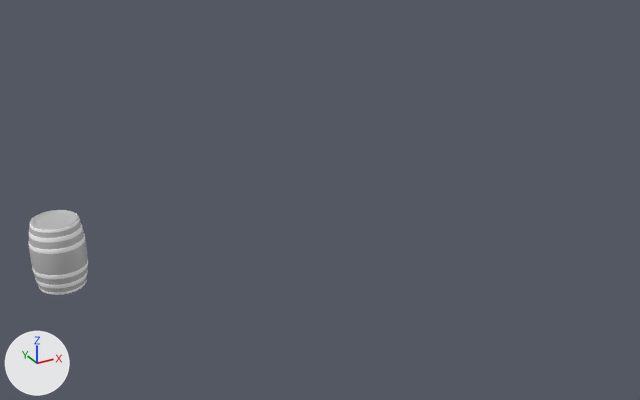
One commit to the FBX model public/bb.fbx: the scene before it, then after it.
One viewpoint serves both versions: a camera (50 mm lens) standing at (-0.187, -1.008, 0.542) and looking at (0.38, 0.023, 0.026). Every picture has the same lights, and +X, +Y and +Z are marked at lower left. Where no turn or scale is listed for an object, it has been applied to the vertices.
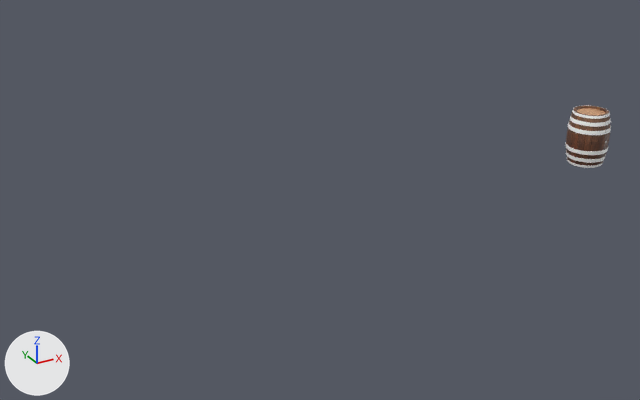
Pixel boxes (x1, y1, x2, y2) of what changed, in the pictures (640 x 400 px):
'polySurface17', deleted: before (29, 210, 88, 293)
'polySurface31', reshaped, moved (not visible before): after (566, 106, 610, 166)
'polySurface20', deleted: before (29, 234, 85, 254)
'polySurface36', reshaped, moved, turned, rescaled (not visible afterwards): before (29, 224, 83, 243)
'polySurface21', deleted: before (32, 261, 88, 280)
'polySurface22', deleted: before (35, 270, 88, 289)
'polySurface47', added: after (567, 122, 611, 135)
'polySurface18', deleted: before (30, 216, 80, 233)
'polySurface48', added: after (565, 143, 608, 155)
'polySurface46', added: after (570, 116, 611, 127)
'polySurface49', added: after (566, 151, 606, 163)
'polySurface45', added: after (572, 105, 610, 119)
'polySurface23', deleted: before (39, 278, 87, 295)
'polySurface50', added: after (567, 159, 602, 168)

Patch to the scene script:
```diff
--- a/public/bb.fbx.py
+++ b/public/bb.fbx.py
@@ me_mesh_013 @@
-me_mesh_013.from_pydata(...)  # 1138 vertices, 1136 faces; spans x -0.00298..-0.00118, y 0.03057..0.03181, z 0.07564..0.07738
-me_mesh_013.materials.append(mat_rampshader1)  # grey #bcbcbc
+me_mesh_013.from_pydata(...)  # 395 vertices, 362 faces; spans x 0.06632..0.13418, y -0.03376..0.03423, z 0.00061..0.09009
+# me_mesh_013 part 2: 395 vertices added at x 0.06632..0.13418, y -0.03376..0.03423, z 0.00061..0.09009
+me_mesh_013.materials.append(mat_lambert3)  # picture img_bb_u1_v2_jpg
@@ me_mesh_005 @@
 # used by ob_polysurface36; parent = ob_polysurface15; location = (0.0, 3.1, 0.0); rotation_euler = (3.142, 0.0, 0.0), in degrees (180, 0, 0); scale = (0.991, 0.991, 0.991)
-me_mesh_005.from_pydata(...)  # 1280 vertices, 1280 faces; spans x -3.19..3.19, y -0.3..0.3, z -3.19..3.19
-me_mesh_005.materials.append(mat_blinn1)  # white #ffffff
+me_mesh_005.from_pydata(...)  # 68 vertices, 76 faces; spans x 10.27..10.46, y 6.18..6.37, z 3.25..3.38
+# me_mesh_005 part 1: 1280 vertices removed from x -3.19..3.19, y -0.3..0.3, z -3.19..3.19
+me_mesh_005.materials.append(mat_blinn3)  # grey #a59f9f
@@ ob_polysurface17 @@
-ob_polysurface17 = bpy.data.objects.new('polySurface17', me_mesh_019)
@@ ob_polysurface21 @@
-ob_polysurface21 = bpy.data.objects.new('polySurface21', me_mesh_002)
@@ ob_polysurface31 @@
 ob_polysurface31 = bpy.data.objects.new('polySurface31', me_mesh_013)
-ob_polysurface31.location = (0.001, 0.0, 0.0)
+ob_polysurface31.location = (0.776, 0.0, 0.0)
@@ ob_polysurface20 @@
-ob_polysurface20 = bpy.data.objects.new('polySurface20', me_mesh_001)
@@ ob_polysurface18 @@
-ob_polysurface18 = bpy.data.objects.new('polySurface18', me_mesh)
@@ ob_polysurface23 @@
-ob_polysurface23 = bpy.data.objects.new('polySurface23', me_mesh_004)
@@ ob_polysurface22 @@
-ob_polysurface22 = bpy.data.objects.new('polySurface22', me_mesh_003)
@@ ob_polysurface36 @@
 ob_polysurface36 = bpy.data.objects.new('polySurface36', me_mesh_005)
-ob_polysurface36.parent = ob_polysurface15
-ob_polysurface36.location = (0.0, 3.1, 0.0)
-ob_polysurface36.rotation_euler = (3.142, 0.0, 0.0)  # degrees (180, 0, 0)
-ob_polysurface36.scale = (0.991, 0.991, 0.991)
+ob_polysurface36.parent = ob_polysurfaceshape32
+ob_polysurface36.location = (-10.03, -4.535, 0.0303)
@@ ob_polysurfaceshape32 @@
+ob_polysurfaceshape32 = bpy.data.objects.new('polySurfaceShape32', None)
+ob_polysurfaceshape32.location = (0.876, 0.000303, 0.0453)
+ob_polysurfaceshape32.rotation_euler = (1.571, 0.0, 0.0)  # degrees (90, 0, 0)
+ob_polysurfaceshape32.scale = (0.01, 0.01, 0.01)
@@ ob_polysurface49 @@
+ob_polysurface49 = bpy.data.objects.new('polySurface49', me_mesh_018_1)  # 80 vertices, 80 faces; spans x 0.0679..0.1326, y -0.0321..0.0327, z 0.0108..0.0172; in mat_lambert11 (white #ffffff)
+ob_polysurface49.location = (0.776, 0.0, 0.0)
@@ ob_polysurface45 @@
+ob_polysurface45 = bpy.data.objects.new('polySurface45', me_mesh_014_1)  # 80 vertices, 80 faces; spans x 0.0706..0.1299, y -0.0293..0.0299, z 0.0861..0.0901; in mat_lambert11 (white #ffffff)
+ob_polysurface45.location = (0.776, 0.0, 0.0)
@@ ob_polysurface47 @@
+ob_polysurface47 = bpy.data.objects.new('polySurface47', me_mesh_016_1)  # 80 vertices, 80 faces; spans x 0.066..0.1345, y -0.034..0.0346, z 0.0597..0.0662; in mat_lambert11 (white #ffffff)
+ob_polysurface47.location = (0.776, 0.0, 0.0)
@@ ob_polysurface46 @@
+ob_polysurface46 = bpy.data.objects.new('polySurface46', me_mesh_015_1)  # 40 vertices, 20 faces; spans x 0.0679..0.1326, y -0.0321..0.0327, z 0.0736..0.08; in mat_lambert11 (white #ffffff)
+ob_polysurface46.location = (0.776, 0.0, 0.0)
@@ ob_polysurface50 @@
+ob_polysurface50 = bpy.data.objects.new('polySurface50', me_mesh_019_1)  # 80 vertices, 80 faces; spans x 0.0706..0.1299, y -0.0293..0.0299, z 0.0007..0.0047; in mat_lambert11 (white #ffffff)
+ob_polysurface50.location = (0.776, 0.0, 0.0)
@@ ob_polysurface48 @@
+ob_polysurface48 = bpy.data.objects.new('polySurface48', me_mesh_017_1)  # 80 vertices, 80 faces; spans x 0.066..0.1345, y -0.034..0.0346, z 0.0247..0.0312; in mat_lambert11 (white #ffffff)
+ob_polysurface48.location = (0.776, 0.0, 0.0)
```
